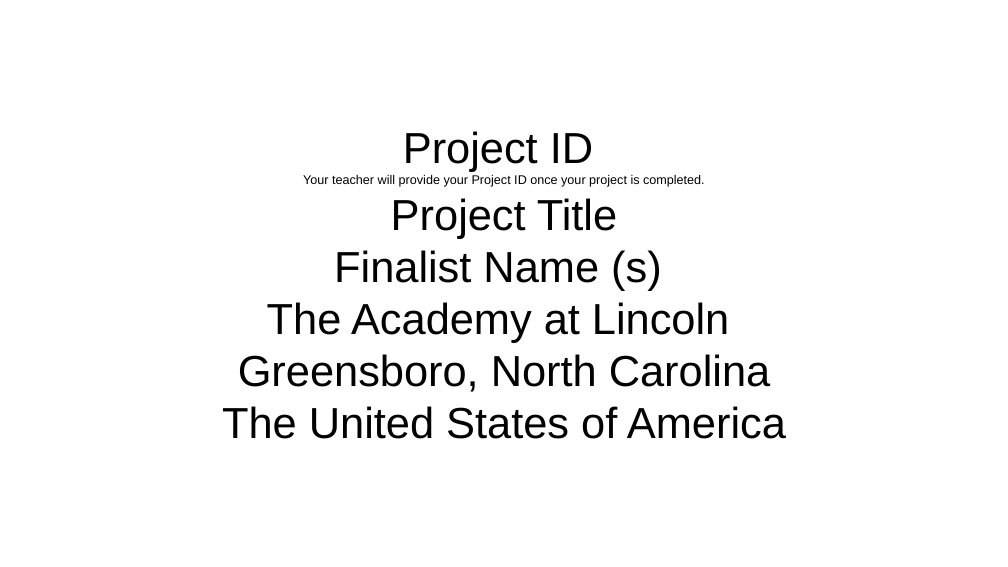
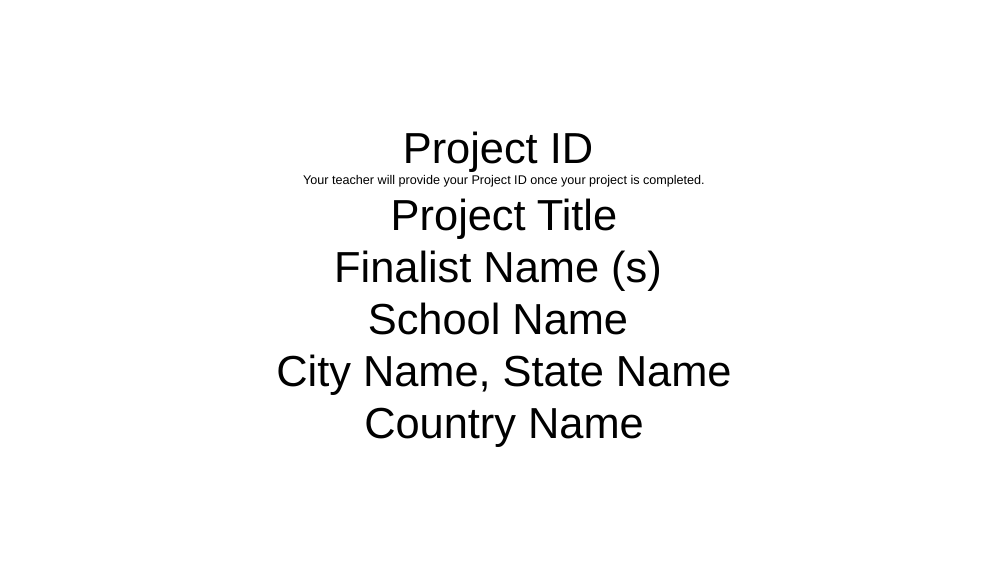
Before and after one commit to PBitMinecraft/Science-Fair-Template, a slide deck: slide 2 of 4 Sci Fair Slide Presentation/_2025 Engineering Project Presentation Template.pptx. Drawn at 1008x567 pixels with LibreOffice and Linux fonts; fonts in the diff are those of the drawing. Boxes give left, top, right and bottom in pixels: in the first picture for what was removed or moved away, otherwise in the second. Text is boxed around its words. In the diff, an @@ line names an element or a change of style, - is before the commit and + after.

```diff
--- a/4 Sci Fair Slide Presentation/_2025 Engineering Project Presentation Template.pptx
+++ b/4 Sci Fair Slide Presentation/_2025 Engineering Project Presentation Template.pptx
@@ title at (276, 302, 732, 446): text changed @@
-The Academy at Lincoln
-Greensboro, North Carolina
-The United States of America
+School Name
+City Name, State Name
+Country Name
```
Also in this commit, not shown: 2 other files.
